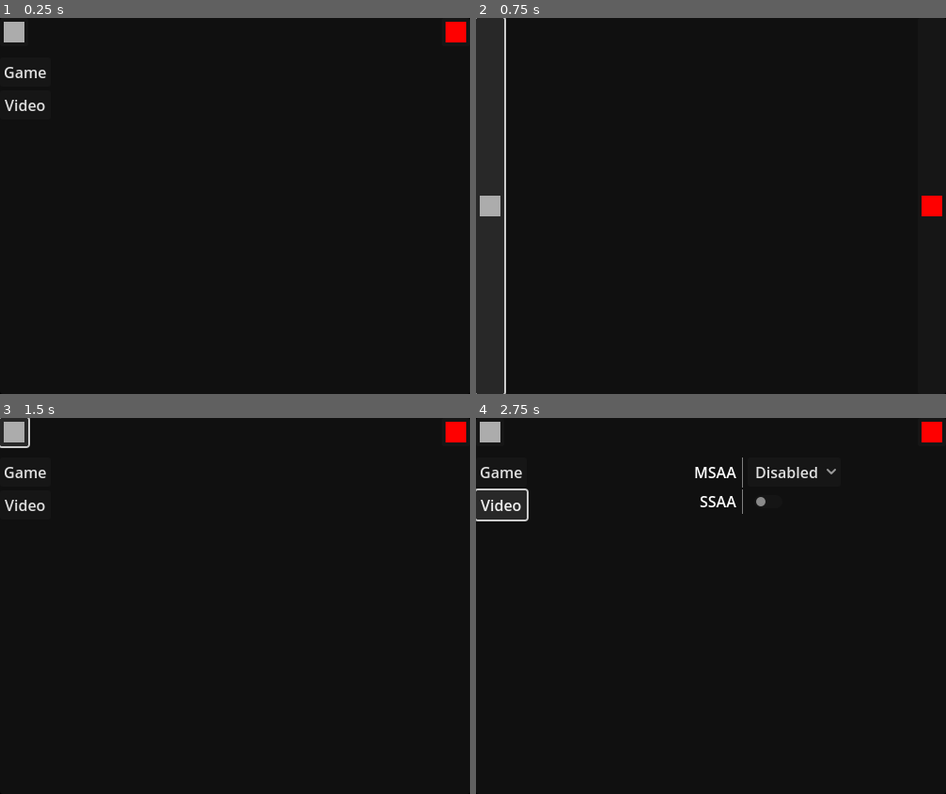
Above: before the commit, frames 1-4 (two rows, left to right).
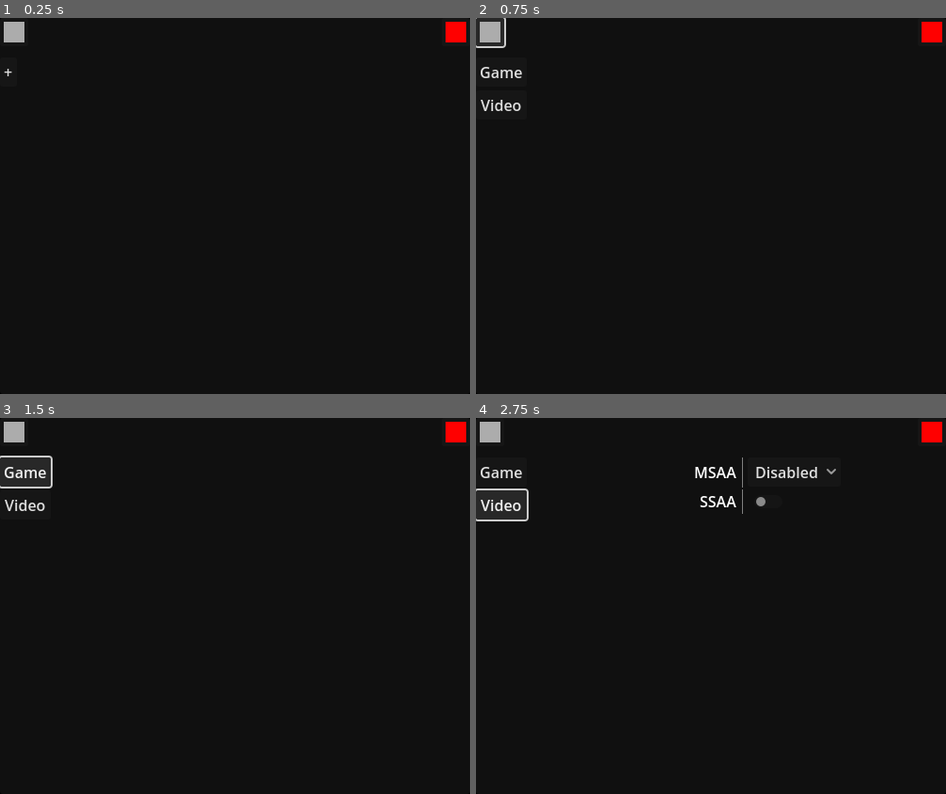
Above: after the commit, the same moments.

Repository: BoopEnthusiast/Desktop-Pet
Game: Godot game, scene res://main.tscn
Two runs of this game, one before a commit and one after it. Both use one fixed random seed, a clock stepped at 60 frames per second and the inputs below.
Inputs (mouse positions are in pixels of both pictures, inside the frame that each line leads up to):
- Up to frame 1 (0.25 s): no input
- Up to frame 2 (0.75 s): click (490, 33) at 0.5 s
- Up to frame 3 (1.5 s): click (23, 470) at 1.25 s, where only the run after the commit has a clickable "Game"
- Up to frame 4 (2.75 s): click "Video" at 2 s

The runs differ from the first frame. In frame 1, 0.3% of the frame differs, in the area x 0-10%, y 13-25%; in frame 2, 1.6%, in the area x 0-100%, y 1-100%; in frame 3, 0.2%; in frame 4, nothing differs.

Commit message:
start of modules screen

Diff:
--- a/menu.gd
+++ b/menu.gd
@@ -3,6 +3,7 @@
 
 
 @onready var settings: Settings = $VSplitContainer/Settings
+@onready var modules: HSplitContainer = $VSplitContainer/Modules
 
 
 func _enter_tree() -> void:
@@ -14,4 +15,9 @@
 
 
 func _on_settings_pressed() -> void:
-	settings.visible = not settings.visible
+	if settings.visible:
+		settings.visible = false
+		modules.visible = true
+	else:
+		settings.visible = true
+		modules.visible = false
--- a/menu.tscn
+++ b/menu.tscn
@@ -1,7 +1,8 @@
-[gd_scene load_steps=7 format=3 uid="uid://q0oswanefg33"]
+[gd_scene load_steps=8 format=3 uid="uid://q0oswanefg33"]
 
 [ext_resource type="Script" uid="uid://bq7affpbxucrc" path="res://menu.gd" id="1_lti8b"]
 [ext_resource type="PackedScene" uid="uid://byhhlu5sajvl5" path="res://settings/settings.tscn" id="2_ouk20"]
+[ext_resource type="PackedScene" uid="uid://cknlqjlvwsb" path="res://modules/modules.tscn" id="3_mae5d"]
 
 [sub_resource type="Gradient" id="Gradient_ouk20"]
 offsets = PackedFloat32Array(0)
@@ -50,7 +51,11 @@
 icon = SubResource("GradientTexture1D_ouk20")
 expand_icon = true
 
+[node name="Modules" parent="VSplitContainer" instance=ExtResource("3_mae5d")]
+layout_mode = 2
+
 [node name="Settings" parent="VSplitContainer" instance=ExtResource("2_ouk20")]
+visible = false
 layout_mode = 2
 
 [connection signal="pressed" from="VSplitContainer/TopBar/Settings" to="." method="_on_settings_pressed"]
--- /dev/null
+++ b/modules/modules.gd
@@ -0,0 +1,2 @@
+class_name Modules
+extends HSplitContainer
--- /dev/null
+++ b/modules/modules.tscn
@@ -0,0 +1,28 @@
+[gd_scene load_steps=2 format=3 uid="uid://cknlqjlvwsb"]
+
+[ext_resource type="Script" uid="uid://dqrn5qo5fshqe" path="res://modules/modules.gd" id="1_63utg"]
+
+[node name="Modules" type="HSplitContainer"]
+anchors_preset = 15
+anchor_right = 1.0
+anchor_bottom = 1.0
+grow_horizontal = 2
+grow_vertical = 2
+script = ExtResource("1_63utg")
+
+[node name="ScrollContainer2" type="ScrollContainer" parent="."]
+layout_mode = 2
+horizontal_scroll_mode = 0
+
+[node name="ModulesList" type="VBoxContainer" parent="ScrollContainer2"]
+layout_mode = 2
+size_flags_vertical = 3
+
+[node name="AddModule" type="Button" parent="ScrollContainer2/ModulesList"]
+layout_mode = 2
+text = "+"
+
+[node name="ScrollContainer" type="ScrollContainer" parent="."]
+layout_mode = 2
+size_flags_horizontal = 3
+horizontal_scroll_mode = 0
--- a/settings/settings.tscn
+++ b/settings/settings.tscn
@@ -33,7 +33,6 @@
 visible = false
 layout_mode = 2
 msaa = 0
-ssaa = false
 
 [connection signal="pressed" from="SettingsPanelList/Game" to="." method="_on_game_pressed"]
 [connection signal="pressed" from="SettingsPanelList/Video" to="." method="_on_video_pressed"]
--- a/settings/settings_panel.tscn
+++ b/settings/settings_panel.tscn
@@ -3,6 +3,7 @@
 [ext_resource type="Script" uid="uid://b3a4xoog6hvm4" path="res://settings/settings_panel.gd" id="1_pistf"]
 
 [node name="SettingsPanel" type="ScrollContainer"]
+horizontal_scroll_mode = 0
 script = ExtResource("1_pistf")
 
 [node name="SettingsList" type="VBoxContainer" parent="."]
Not shown, added: modules/modules.gd.uid
